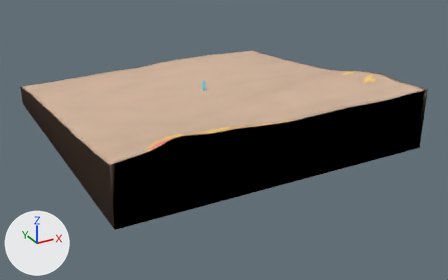
The glTF model assets/models/wp5-polygons.glb: old version first, new version second.
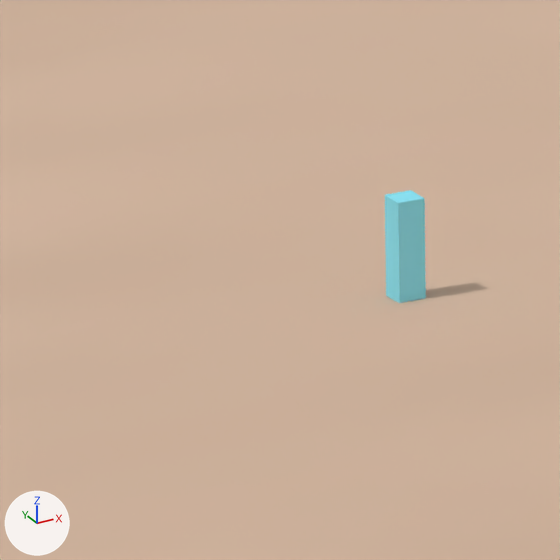
There are two pictures of each version: one whole from a 50 mm lens placed at (-53.37, -105.39, 40.77), pointed at (1.78, -5.11, -9.37), one close up on the part from 38% to 48% of the width and 23% to 40% of the height. The lights are fixed; the arrows at lower left show +X, +Y and +Z. The older version's two pictures come first. Where no turn or scale is listed for an object, it has been applied to the vertices. Vertices at exactly the same position are counted once.

The scene before the commit, as lines of its bpy script (objects in view):
```python
me_mesh_0 = bpy.data.meshes.new('Mesh_0')
me_mesh_0.from_pydata(...)  # 3969 vertices, 7690 faces; spans x -30.0..30.0, y -30.0..30.0, z -7.4..5.1
me_mesh_0.materials.append(mat_material_0)
ob_wp5_polygons = bpy.data.objects.new('wp5-polygons', me_mesh_0)
ob_wp5_polygons.location = (0.0, 0.0, 0.0)
```
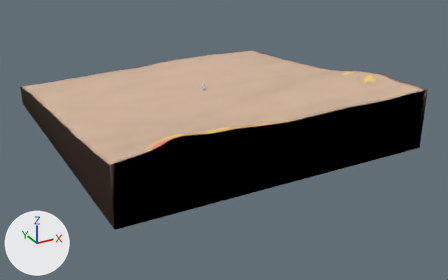
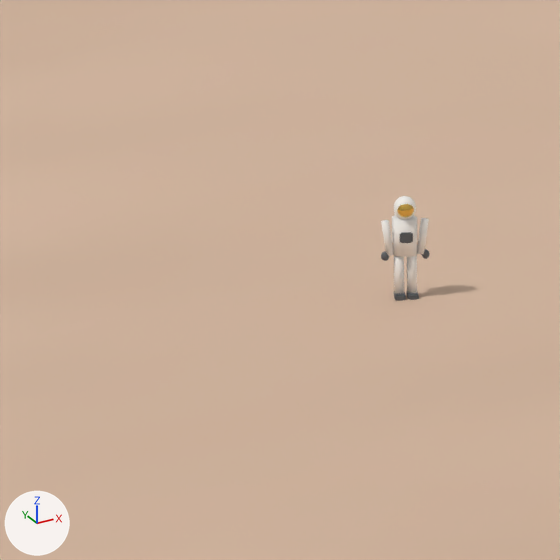
The change, as a diff of the scene's bpy script:
```diff
--- a/assets/models/wp5-polygons.glb.py
+++ b/assets/models/wp5-polygons.glb.py
@@ mat_suit_stripe @@
+mat_suit_stripe = principled_material('Suit stripe')
+mat_suit_stripe.base_color = (1.0, 0.19, 0.05)  # orange #ff793f
+mat_suit_stripe.roughness = 0.6
@@ mat_suit_white @@
+mat_suit_white = principled_material('Suit white')
+mat_suit_white.base_color = (0.86, 0.85, 0.82)  # white #efedea
+mat_suit_white.roughness = 0.7
@@ mat_visor_gold @@
+mat_visor_gold = principled_material('Visor gold')
+mat_visor_gold.base_color = (0.85, 0.55, 0.12)  # yellow #edc461
+mat_visor_gold.metallic = 1.0
+mat_visor_gold.roughness = 0.15
@@ mat_suit_dark @@
+mat_suit_dark = principled_material('Suit dark')
+mat_suit_dark.base_color = (0.1, 0.11, 0.12)  # dark grey #595d61
+mat_suit_dark.roughness = 0.6
@@ me_mesh_0 @@
 # used by ob_wp5_polygons; location = (0.0, 0.0, 0.0)
-me_mesh_0.from_pydata(...)  # 3969 vertices, 7690 faces; spans x -30.0..30.0, y -30.0..30.0, z -7.4..5.1
+me_mesh_0.from_pydata(...)  # 3961 vertices, 7680 faces; spans x -30.0..30.0, y -30.0..30.0, z -7.4..5.1
+# me_mesh_0 part 1: the loose piece of 8 vertices spanning x -0.2..0.2, y -0.2..0.2, z 0.0..1.8 is deleted
 me_mesh_0.materials.append(mat_material_0)
@@ me_crew_part @@
+me_crew_part.from_pydata(...)  # 1208 vertices, 2360 faces; spans x -0.39..0.39, y -0.23..0.35, z 0.0..1.8
+# faces by material slot: [800, 1060, 60, 440]
+me_crew_part.materials.append(mat_suit_white)  # white #efedea
+me_crew_part.materials.append(mat_suit_dark)  # dark grey #595d61
+me_crew_part.materials.append(mat_suit_stripe)  # orange #ff793f
+me_crew_part.materials.append(mat_visor_gold)  # yellow #edc461
@@ ob_crew_001 @@
+ob_crew_001 = bpy.data.objects.new('Crew.001', me_crew_part)
+ob_crew_001.location = (0.0, 0.0, 0.0)
```

What differs and where, as boxes (x1, y1, x2, y2) in the close-ups (560 x 560 px):
'Crew.001', added
    after: (381, 196, 430, 301)
    faces in mat_suit_white (white #efedea): (381, 196, 429, 294)
    faces in mat_suit_dark (dark grey #595d61): (381, 232, 430, 301)
    faces in mat_visor_gold (yellow #edc461): (397, 204, 414, 217)
part 1 of me_mesh_0, deleted
    before: (385, 190, 426, 303)
